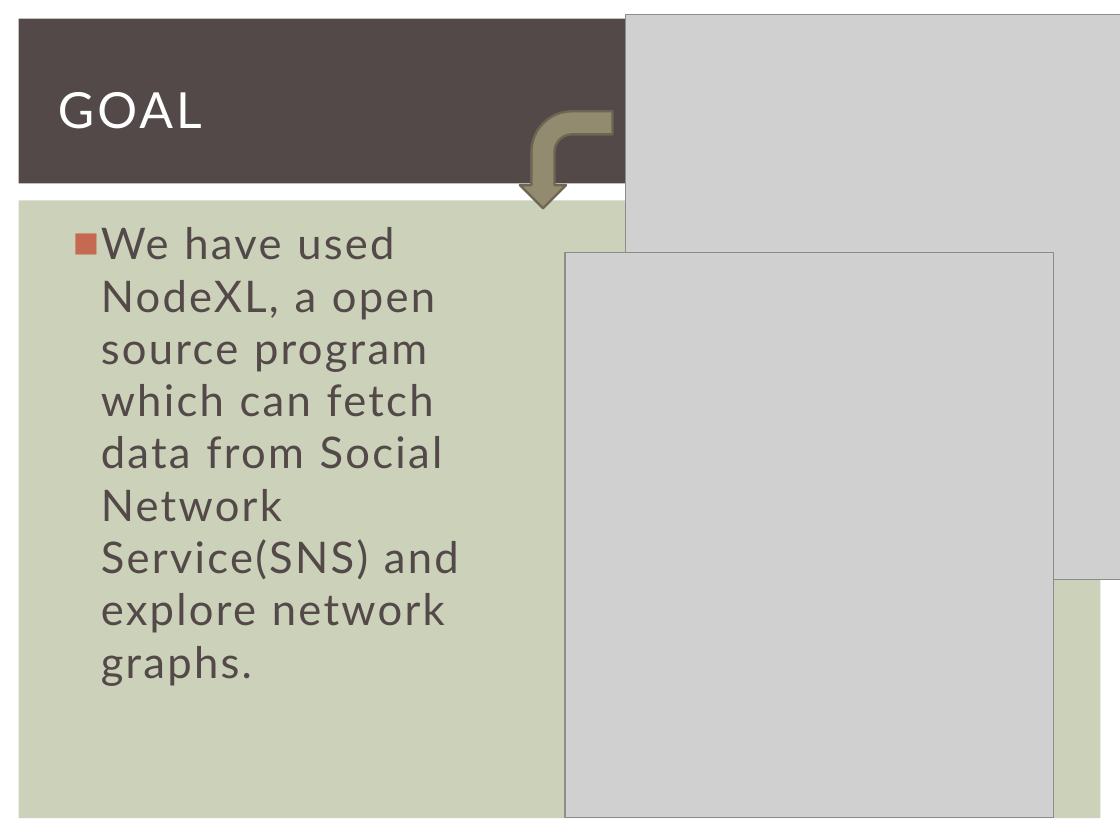
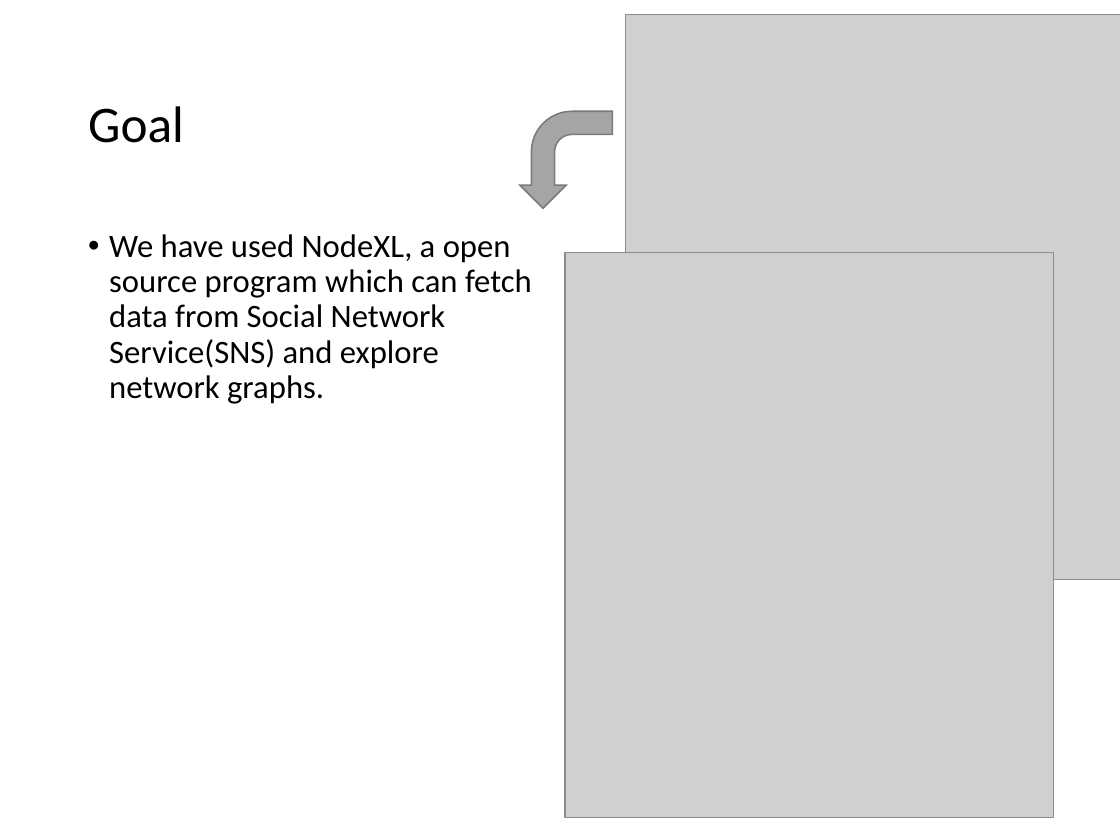
Before and after one commit to 2014-sed-team3/term-project, a slide deck: slide 3 of project/report/report.pptx. Drawn at 1120x840 pixels with LibreOffice and Linux fonts; fonts in the diff are those of the drawing; grey boxes stand for pictures. Boxes give left, top, right and bottom in pixels: in the first picture for what was removed or moved away, otherwise in the second. Text is boxed around its words. In the diff, an @@ line names an element or a change of style, - is before the commit and + after.

```diff
--- a/project/report/report.pptx
+++ b/project/report/report.pptx
@@ rectangle removed at [19,19,1099,184] @@
@@ title at [88,106,184,143]: text changed; size 32 to 33 pt; font Lato to Calibri; text colour #FFFFFF to #000000 @@
-GOAL
+Goal
@@ bent arrow at [520,111,613,208]: fill #928B70 to #A5A5A5; outline #6C6753 1.5 pt to #7A7A7A 1 pt @@
@@ rectangle removed at [19,200,1101,819] @@
@@ text "We have used NodeXL, a ...": place and size @@
-text "We have used NodeXL, a ..." at [101,227,459,686]
+text "We have used NodeXL, a ..." at [109,234,532,404]
@@ text "We have used NodeXL, a ..." at [109,234,532,404]: size 28 to 21 pt, font Lato to Calibri, text colour #534949 to #000000, letter spacing 1.5 to 0 pt; bullet ■ to •; line spacing 1 to 0.9; more space between paragraphs @@
```
Also in this commit, not shown: 29 other slides changed, 17 slides added, 12 slides removed.
